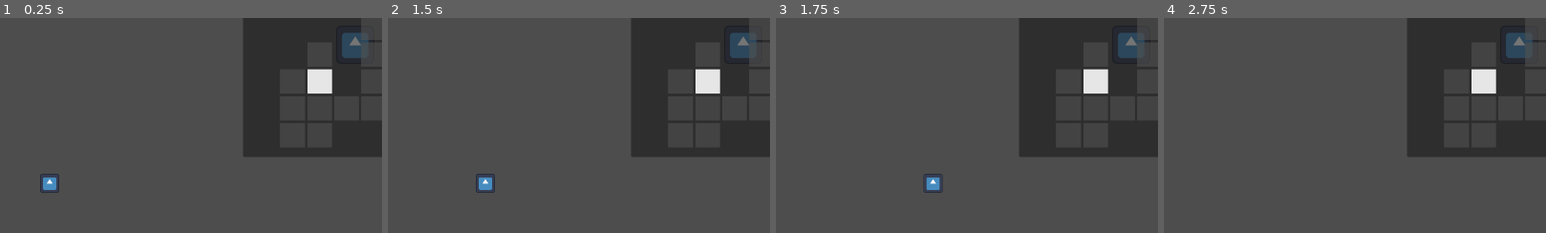
Above: before the commit, frames 1-4 (left to right).
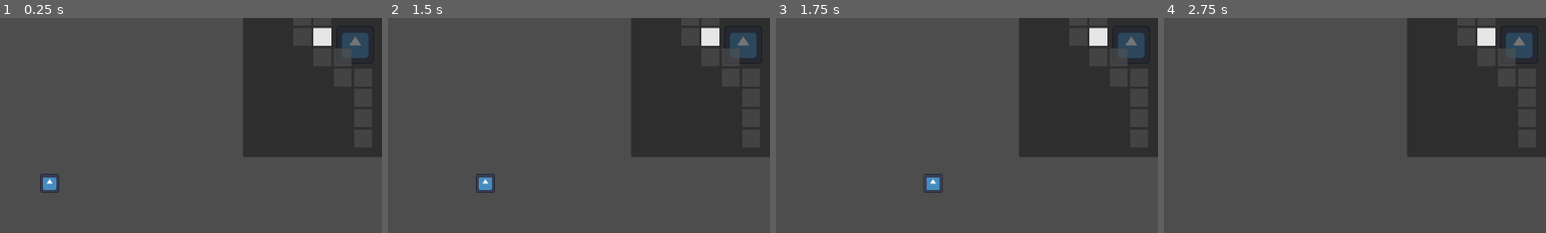
Above: after the commit, the same moments.

Repository: axQuadratic/IKEA-Escape-Quest
Game: Godot game, scene res://scenes/map.tscn
Two runs of this game, one before a commit and one after it. Both use one fixed random seed, a clock stepped at 60 frames per second and the inputs below. The engine's default icon, where the game draws it, is replaced by a stand-in: a white triangle on a blue panel in a dark square.
Inputs (mouse positions are % of the whole screen's width and height, from its top left):
- Up to frame 1 (0.25 s): no input
- Up to frame 2 (1.5 s): click "Trigger Room Clear" at 0.5 s; tap Enter at 1.25 s; move the mouse to (72, 45) at 1.27 s; hold D (right) from 1.28 s (still down); click (72, 45) at 1.42 s
- Up to frame 3 (1.75 s): keep holding D (right)
- Up to frame 4 (2.75 s): move the mouse to (30, 55) at 2.02 s; release D (right) at 2.03 s; hold S (down) from 2.03 s (still down)
The pictures show only the part of the screen within x 44-94%, y 12-62%; the shares and areas given below are measured in that part.

The runs differ from the first frame. In frame 1, 1.7% of the frame differs, in the area x 80-98%, y 3-36%; in frame 2, 1.7%; in frame 3, 1.7%; in frame 4, 1.7%.

Commit message:
More enemy things

Diff:
--- a/project.godot
+++ b/project.godot
@@ -47,3 +47,11 @@
 "events": [Object(InputEventKey,"resource_local_to_scene":false,"resource_name":"","device":-1,"window_id":0,"alt_press …(192 unchanged characters)…
 ]
 }
+
+[layer_names]
+
+2d_physics/layer_1="player"
+2d_physics/layer_2="enemy"
+2d_physics/layer_3="player_projectile"
+2d_physics/layer_4="enemy_projectile"
+2d_physics/layer_5="terrain"
--- a/scenes/enemy-manager/enemies/test_enemy.tscn
+++ b/scenes/enemy-manager/enemies/test_enemy.tscn
@@ -7,6 +7,8 @@
 size = Vector2(32, 32)
 
 [node name="Enemy" type="CharacterBody2D"]
+collision_layer = 2
+collision_mask = 20
 script = ExtResource("1_7sjdm")
 enemy_health = 50
 enemy_sprite = ExtResource("2_bm37f")
@@ -15,3 +17,6 @@
 shape = SubResource("RectangleShape2D_xox1r")
 
 [node name="Sprite2D" type="Sprite2D" parent="."]
+
+[node name="NavigationAgent2D" type="NavigationAgent2D" parent="."]
+avoidance_enabled = true
--- a/scenes/enemy-manager/enemy.tscn
+++ b/scenes/enemy-manager/enemy.tscn
@@ -6,9 +6,14 @@
 size = Vector2(32, 32)
 
 [node name="Enemy" type="CharacterBody2D"]
+collision_layer = 2
+collision_mask = 20
 script = ExtResource("1_8sqnp")
 
 [node name="CollisionShape2D" type="CollisionShape2D" parent="."]
 shape = SubResource("RectangleShape2D_xox1r")
 
 [node name="Sprite2D" type="Sprite2D" parent="."]
+
+[node name="NavigationAgent2D" type="NavigationAgent2D" parent="."]
+avoidance_enabled = true
--- a/scenes/interface.tscn
+++ b/scenes/interface.tscn
@@ -1,7 +1,8 @@
-[gd_scene load_steps=3 format=3 uid="uid://c4exliespinxy"]
+[gd_scene load_steps=4 format=3 uid="uid://c4exliespinxy"]
 
 [ext_resource type="Script" path="res://scripts/map-manager/minimap/minimap.gd" id="1_8g3hi"]
 [ext_resource type="Script" path="res://scripts/interface/trigger_room_clear_button.gd" id="2_cpb4y"]
+[ext_resource type="AudioStream" uid="uid://d0qt7mw4q2n81" path="res://assets/Elevator Music.mp3" id="3_wq052"]
 
 [node name="Control" type="Control"]
 layout_mode = 3
@@ -41,3 +42,7 @@
 grow_vertical = 0
 text = "Trigger Room Clear"
 script = ExtResource("2_cpb4y")
+
+[node name="AudioStreamPlayer" type="AudioStreamPlayer" parent="."]
+stream = ExtResource("3_wq052")
+autoplay = true
--- a/scenes/map-manager/floors/floor_block.tscn
+++ b/scenes/map-manager/floors/floor_block.tscn
@@ -10,6 +10,8 @@
 
 [node name="StaticBody2D" type="StaticBody2D" parent="."]
 position = Vector2(640, 360)
+collision_layer = 16
+collision_mask = 15
 
 [node name="CollisionShape2D" type="CollisionShape2D" parent="StaticBody2D"]
 position = Vector2(0, -192)
@@ -19,6 +21,12 @@
 position = Vector2(0, 192)
 shape = SubResource("RectangleShape2D_wuhb1")
 
+[node name="NavigationObstacle2D" type="NavigationObstacle2D" parent="StaticBody2D"]
+vertices = PackedVector2Array(-264, -292, 264, -292, 264, -92, -264, -92)
+
+[node name="NavigationObstacle2D2" type="NavigationObstacle2D" parent="StaticBody2D"]
+vertices = PackedVector2Array(-264, 92, 264, 92, 264, 292, -264, 292)
+
 [node name="SpawnPoint" type="Node2D" parent="."]
 position = Vector2(640, 360)
 
--- a/scenes/map-manager/floors/floor_checkerboard.tscn
+++ b/scenes/map-manager/floors/floor_checkerboard.tscn
@@ -10,6 +10,8 @@
 
 [node name="StaticBody2D" type="StaticBody2D" parent="."]
 position = Vector2(96, 120)
+collision_layer = 16
+collision_mask = 15
 
 [node name="CollisionShape2D" type="CollisionShape2D" parent="StaticBody2D"]
 shape = SubResource("RectangleShape2D_oxqtt")
@@ -44,6 +46,8 @@
 
 [node name="StaticBody2D2" type="StaticBody2D" parent="."]
 position = Vector2(160, 216)
+collision_layer = 16
+collision_mask = 7
 
 [node name="CollisionShape2D13" type="CollisionShape2D" parent="StaticBody2D2"]
 position = Vector2(-96, 0)
@@ -86,6 +90,8 @@
 
 [node name="StaticBody2D5" type="StaticBody2D" parent="."]
 position = Vector2(96, 504)
+collision_layer = 16
+collision_mask = 15
 
 [node name="CollisionShape2D" type="CollisionShape2D" parent="StaticBody2D5"]
 shape = SubResource("RectangleShape2D_oxqtt")
@@ -120,6 +126,8 @@
 
 [node name="StaticBody2D6" type="StaticBody2D" parent="."]
 position = Vector2(160, 600)
+collision_layer = 16
+collision_mask = 15
 
 [node name="CollisionShape2D13" type="CollisionShape2D" parent="StaticBody2D6"]
 position = Vector2(-96, 0)
--- a/scenes/map-manager/floors/floor_corners.tscn
+++ b/scenes/map-manager/floors/floor_corners.tscn
@@ -10,6 +10,8 @@
 
 [node name="StaticBody2D" type="StaticBody2D" parent="."]
 position = Vector2(128, 128)
+collision_layer = 16
+collision_mask = 15
 
 [node name="CollisionShape2D" type="CollisionShape2D" parent="StaticBody2D"]
 shape = SubResource("RectangleShape2D_wuhb1")
@@ -25,6 +27,20 @@
 [node name="CollisionShape2D4" type="CollisionShape2D" parent="StaticBody2D"]
 position = Vector2(1024, 464)
 shape = SubResource("RectangleShape2D_wuhb1")
+
+[node name="NavigationObstacle2D" type="NavigationObstacle2D" parent="StaticBody2D"]
+vertices = PackedVector2Array(-32, -32, 32, -32, 32, 32, -32, 32)
+
+[node name="NavigationObstacle2D2" type="NavigationObstacle2D" parent="StaticBody2D"]
+vertices = PackedVector2Array(992, -32, 1056, -32, 1056, 32, 992, 32)
+
+[node name="NavigationObstacle2D3" type="NavigationObstacle2D" parent="StaticBody2D"]
+position = Vector2(0, 464)
+vertices = PackedVector2Array(-32, -32, 32, -32, 32, 32, -32, 32)
+
+[node name="NavigationObstacle2D4" type="NavigationObstacle2D" parent="StaticBody2D"]
+position = Vector2(0, 464)
+vertices = PackedVector2Array(992, -32, 1056, -32, 1056, 32, 992, 32)
 
 [node name="SpawnPoint" type="Node2D" parent="."]
 position = Vector2(360, 180)
--- a/scenes/map-manager/room.tscn
+++ b/scenes/map-manager/room.tscn
@@ -1,8 +1,7 @@
-[gd_scene load_steps=6 format=3 uid="uid://jvb0lna6ynwc"]
+[gd_scene load_steps=5 format=3 uid="uid://jvb0lna6ynwc"]
 
 [ext_resource type="Script" path="res://scripts/map-manager/room.gd" id="1_mmyys"]
 [ext_resource type="Texture2D" uid="uid://wbd4f4p66e2v" path="res://icon.svg" id="2_x338x"]
-[ext_resource type="Script" path="res://scripts/enemy-manager/enemy_manager.gd" id="3_kg4kv"]
 
 [sub_resource type="RectangleShape2D" id="RectangleShape2D_5xnes"]
 size = Vector2(64, 32)
@@ -16,6 +15,8 @@
 room_floor = "block"
 
 [node name="DoorCollisionManager" type="StaticBody2D" parent="."]
+collision_layer = 16
+collision_mask = 15
 
 [node name="TopCollision" type="CollisionShape2D" parent="DoorCollisionManager"]
 visible = false
@@ -57,6 +58,3 @@
 [node name="Sprite2D" type="Sprite2D" parent="DoorCollisionManager/LeftCollision"]
 scale = Vector2(0.25, 0.5)
 texture = ExtResource("2_x338x")
-
-[node name="EnemyManager" type="Node2D" parent="."]
-script = ExtResource("3_kg4kv")
--- a/scenes/map-manager/walls/horizontal_closed.tscn
+++ b/scenes/map-manager/walls/horizontal_closed.tscn
@@ -6,6 +6,8 @@
 size = Vector2(1280, 32)
 
 [node name="Wall" type="StaticBody2D"]
+collision_layer = 16
+collision_mask = 15
 
 [node name="CollisionShape2D" type="CollisionShape2D" parent="."]
 position = Vector2(640, 16)
@@ -15,3 +17,6 @@
 position = Vector2(640, 16)
 scale = Vector2(10, 0.25)
 texture = ExtResource("1_fw83a")
+
+[node name="NavigationObstacle2D" type="NavigationObstacle2D" parent="."]
+vertices = PackedVector2Array(0, 0, 1280, 0, 1280, 32, 0, 32)
--- a/scenes/map-manager/walls/horizontal_open.tscn
+++ b/scenes/map-manager/walls/horizontal_open.tscn
@@ -6,6 +6,8 @@
 size = Vector2(608, 32)
 
 [node name="Wall" type="StaticBody2D"]
+collision_layer = 16
+collision_mask = 15
 
 [node name="CollisionShape2D" type="CollisionShape2D" parent="."]
 position = Vector2(304, 16)
@@ -24,3 +26,6 @@
 position = Vector2(976, 16)
 scale = Vector2(4.75, 0.25)
 texture = ExtResource("1_vxifc")
+
+[node name="NavigationObstacle2D" type="NavigationObstacle2D" parent="."]
+vertices = PackedVector2Array(0, 0, 1280, 0, 1280, 32, 0, 32)
--- a/scenes/map-manager/walls/vertical_closed.tscn
+++ b/scenes/map-manager/walls/vertical_closed.tscn
@@ -6,6 +6,8 @@
 size = Vector2(32, 720)
 
 [node name="Wall" type="StaticBody2D"]
+collision_layer = 16
+collision_mask = 15
 
 [node name="CollisionShape2D" type="CollisionShape2D" parent="."]
 position = Vector2(16, 360)
@@ -15,3 +17,6 @@
 position = Vector2(16, 360)
 scale = Vector2(0.25, 5.625)
 texture = ExtResource("1_epu57")
+
+[node name="NavigationObstacle2D" type="NavigationObstacle2D" parent="."]
+vertices = PackedVector2Array(0, 0, 32, 0, 32, 720, 0, 720)
--- a/scenes/map-manager/walls/vertical_open.tscn
+++ b/scenes/map-manager/walls/vertical_open.tscn
@@ -6,6 +6,8 @@
 size = Vector2(32, 328)
 
 [node name="Wall" type="StaticBody2D"]
+collision_layer = 16
+collision_mask = 15
 
 [node name="CollisionShape2D" type="CollisionShape2D" parent="."]
 position = Vector2(16, 164)
@@ -24,3 +26,6 @@
 position = Vector2(16, 556)
 scale = Vector2(0.25, 2.5625)
 texture = ExtResource("1_2npe2")
+
+[node name="NavigationObstacle2D" type="NavigationObstacle2D" parent="."]
+vertices = PackedVector2Array(0, 0, 32, 0, 32, 720, 0, 720)
--- a/scenes/map.tscn
+++ b/scenes/map.tscn
@@ -1,15 +1,20 @@
-[gd_scene load_steps=7 format=3 uid="uid://ybed6lxxswyd"]
+[gd_scene load_steps=8 format=3 uid="uid://ybed6lxxswyd"]
 
 [ext_resource type="Script" path="res://scripts/map-manager/map.gd" id="1_1yym6"]
 [ext_resource type="PackedScene" uid="uid://be256m1ttfvev" path="res://scenes/player.tscn" id="1_4r1un"]
 [ext_resource type="PackedScene" uid="uid://jvb0lna6ynwc" path="res://scenes/map-manager/room.tscn" id="2_c818s"]
-[ext_resource type="PackedScene" uid="uid://c4exliespinxy" path="res://scenes/interface.tscn" id="4_odcxl"]
+[ext_resource type="PackedScene" uid="uid://c4exliespinxy" path="res://scenes/interface.tscn" id="4_qb8te"]
 
 [sub_resource type="RectangleShape2D" id="RectangleShape2D_mf0yf"]
 size = Vector2(64, 32)
 
 [sub_resource type="RectangleShape2D" id="RectangleShape2D_t6k8k"]
 size = Vector2(32, 64)
+
+[sub_resource type="NavigationPolygon" id="NavigationPolygon_pp1wb"]
+vertices = PackedVector2Array(2755.76, 953.75, 281.898, 895.273, 516.492, -409.719, 2721.23, -610.07)
+polygons = Array[PackedInt32Array]([PackedInt32Array(0, 1, 2, 3)])
+outlines = Array[PackedVector2Array]([PackedVector2Array(508, -419, 2731, -621, 2766, 964, 270, 905)])
 
 [node name="Map" type="Node2D"]
 script = ExtResource("1_1yym6")
@@ -39,6 +44,10 @@
 position = Vector2(16, 360)
 shape = SubResource("RectangleShape2D_t6k8k")
 
-[node name="Control" parent="." instance=ExtResource("4_odcxl")]
+[node name="Control" parent="." instance=ExtResource("4_qb8te")]
+
+[node name="NavigationRegion2D" type="NavigationRegion2D" parent="."]
+position = Vector2(-929, 140)
+navigation_polygon = SubResource("NavigationPolygon_pp1wb")
 
 [connection signal="body_shape_entered" from="DoorManager" to="." method="on_door_entered"]
--- a/scenes/player.tscn
+++ b/scenes/player.tscn
@@ -7,6 +7,7 @@
 size = Vector2(32, 32)
 
 [node name="Player" type="CharacterBody2D"]
+collision_mask = 24
 script = ExtResource("1_pg4y0")
 
 [node name="CollisionShape2D" type="CollisionShape2D" parent="."]
--- a/scripts/enemy-manager/enemy_manager.gd
+++ /dev/null
@@ -1,5 +0,0 @@
-extends Node2D
-
-
-func spawn_enemies() -> void:
-	pass
--- a/scripts/enemy.gd
+++ b/scripts/enemy.gd
@@ -1,11 +1,19 @@
 extends CharacterBody2D
+
+
+signal defeated(enemy)
+
+
+enum AIType { CHARGE, NONE }
 
 
 @export var enemy_health: int
 @export var enemy_sprite: CompressedTexture2D
+@export var enemy_ai: AIType
 
 @onready var shape: CollisionShape2D = get_node("CollisionShape2D")
 @onready var sprite: Sprite2D = get_node("Sprite2D")
+@onready var agent: NavigationAgent2D = get_node("NavigationAgent2D")
 
 
 func _ready() -> void:
@@ -13,3 +21,26 @@
 	sprite.texture = enemy_sprite
 	sprite.centered = true
 	sprite.scale = shape.shape.size / enemy_sprite.get_size()
+
+	connect("defeated", get_node("/root/Map").on_enemy_defeated)
+
+
+func _process(delta: float) -> void:
+	# Check for 0 HP
+	if enemy_health <= 0:
+		emit_signal("defeated")
+		queue_free()
+
+	# Determine action based on AI
+	match enemy_ai:
+		AIType.CHARGE:
+			agent.set_target_position(get_node("/root/Map/Player").global_position)
+			var next_position: Vector2 = agent.get_next_path_position()
+
+			var new_velocity: Vector2 = global_position.direction_to(next_position) * 200
+
+			velocity = new_velocity
+			move_and_slide()
+
+		AIType.NONE:
+			pass
--- a/scripts/interface/trigger_room_clear_button.gd
+++ b/scripts/interface/trigger_room_clear_button.gd
@@ -2,4 +2,4 @@
 
 
 func _ready() -> void:
-	connect("pressed", get_node("/root/Map").on_enemy_defeated)
+	connect("pressed", func(): get_node("/root/Map").damage_all_enemies(9999))
--- a/scripts/map-manager/floor_placeholder_tile.gd
+++ b/scripts/map-manager/floor_placeholder_tile.gd
@@ -8,7 +8,11 @@
 func _ready() -> void:
 	# Iterate through all collision in the scene and place an icon.svg matching each of it
 	for body in get_children():
+		if body is NavigationRegion2D: continue
+
 		for shape in body.get_children():
+			if shape is NavigationObstacle2D: continue
+
 			var new_sprite: Sprite2D = Sprite2D.new()
 
 			new_sprite.texture = icon_svg
--- a/scripts/map-manager/map.gd
+++ b/scripts/map-manager/map.gd
@@ -11,6 +11,7 @@
 	var room_floor: String
 	var room_position: Vector2i
 	var room_enemies: Array[String]
+	var room_spawn_points: int
 	var room_cleared: bool = false
 
 	func _init(_room_walls, _room_floor, _room_position, _room_enemies) -> void:
@@ -21,7 +22,11 @@
 
 var map_data: Array[Room]
 
+var current_room: Room
+
 var player_current_pos: Vector2i = Vector2i(10, 10)
+
+var nav_map: RID
 
 # Called when the node enters the scene tree for the first time.
 func _ready() -> void:
@@ -74,11 +79,21 @@
 		var new_enemies: Array[String]
 
 		var enemy_count: int
-		match randi_range(0, 1):
+		match randi_range(0, 4):
 			0:
-				enemy_count = randi_range(1, 10)
-			1:
 				enemy_count = 0
+			_:
+				enemy_count = randi_range(1, 1)
+
+		match new_floor:
+			"corners":
+				if enemy_count > 9: enemy_count = 9
+
+			"block":
+				if enemy_count > 3: enemy_count = 3
+
+			"checkerboard":
+				if enemy_count > 7: enemy_count = 7
 
 		for k in range(enemy_count):
 			new_enemies.append(GlobalAssets.enemies.keys()[randi() % GlobalAssets.enemies.size()])
@@ -108,8 +123,6 @@
 
 
 func update_position(first_update = false) -> void:
-	var current_room: Room
-
 	for data_room in map_data:
 		if data_room.room_position != player_current_pos: continue
 
@@ -165,6 +178,12 @@
 
 
 func on_enemy_defeated() -> void:
+	current_room.room_enemies.pop_back()
+
+	print("Enemy Defeated!")
+
+	if len(current_room.room_enemies) > 0: return
+
 	room.call_deferred("clear_room")
 
 	for data_room in map_data:
@@ -172,3 +191,14 @@
 
 		data_room.room_cleared = true
 		break
+
+
+func damage_all_enemies(damage: int) -> void:
+	# Get all enemies in the room
+	print(len(current_room.room_enemies))
+	print(current_room.room_floor)
+
+	for child in get_node("/root/Map/Room").get_children():
+		if !child is CharacterBody2D: continue
+
+		child.enemy_health -= damage
Not shown, added: assets/Elevator Music.mp3.import
Not shown, added: assets/Elevator Music.mp3
